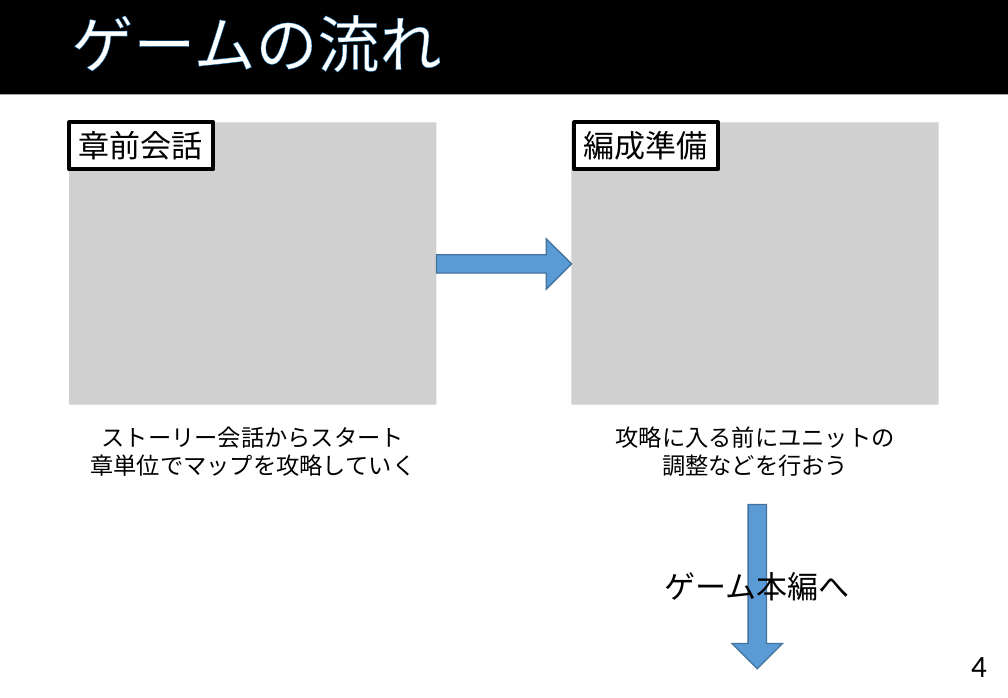
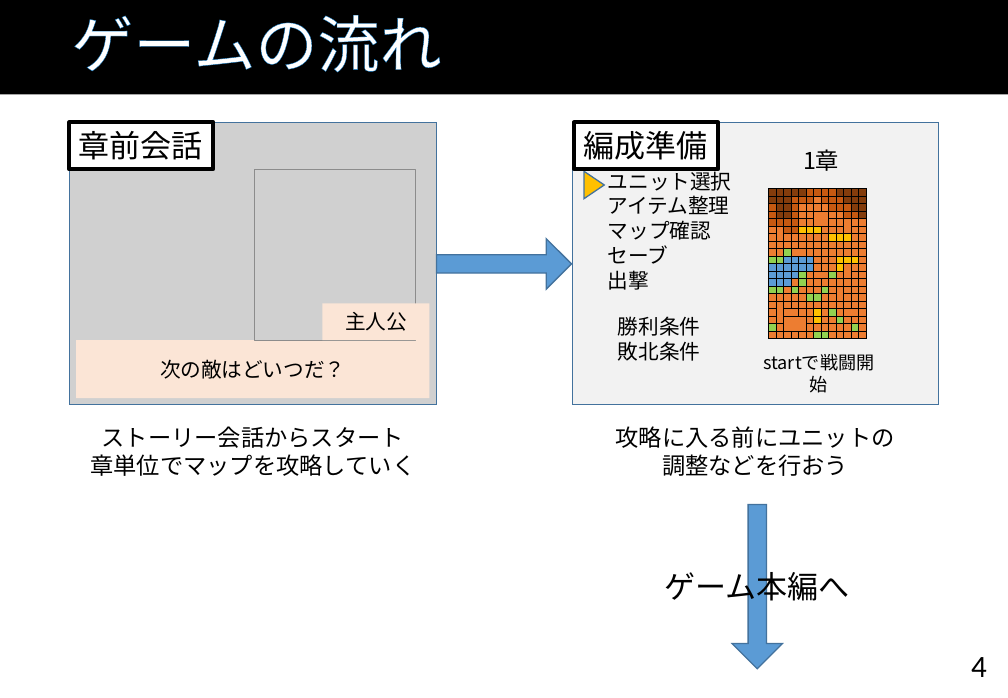
Before and after one commit to TaigaMizunuma/FreewheelExciter, a slide deck: slide 4 of Godlibrary/powerpoint/FE_proposal_ver0.5.pptx. Drawn at 1008x698 pixels with LibreOffice and Linux fonts; fonts in the diff are those of the drawing; grey boxes stand for pictures; background and template pictures are left out. Boxes give left, top, right and bottom in pixels: in the first picture for what was removed or moved away, otherwise in the second. Text is boxed around its words. In the diff, an @@ line names an element or a change of style, - is before the commit and + after.

Commit message:
企画書仕様書最新ver
・マップ4更新
・提出した企画書アップロード

```diff
--- a/Godlibrary/powerpoint/FE_proposal_ver0.5.pptx
+++ b/Godlibrary/powerpoint/FE_proposal_ver0.5.pptx
@@ picture removed at [571,122,939,404] @@
@@ rectangle added at [572,122,939,404], fill #F2F2F2, outline #43739E 1 pt @@
@@ text added at [803,149,839,171], 18 pt, text #000000 @@
+1章
@@ picture added at [254,169,415,340] @@
@@ triangle added at [584,172,605,199], fill #FFC000, outline #43739E 1 pt @@
@@ text added at [608,168,732,290], 16 pt, text #000000 @@
+ユニット選択
+アイテム整理
+マップ確認
+セーブ
+出撃
@@ table added at [769,188,866,339], 20 rows, 13 columns @@
+ |  |  |  |  |  |  |  |  |  |  |  | 
+ |  |  |  |  |  |  |  |  |  |  |  | 
+ |  |  |  |  |  |  |  |  |  |  |  | 
+ |  |  |  |  |  |  |  |  |  |  |  | 
+ |  |  |  |  |  |  |  |  |  |  |  | 
+ |  |  |  |  |  |  |  |  |  |  |  | 
+ |  |  |  |  |  |  |  |  |  |  |  | 
+ |  |  |  |  |  |  |  |  |  |  |  | 
+ |  |  |  |  |  |  |  |  |  |  |  | 
+ |  |  |  |  |  |  |  |  |  |  |  | 
+ |  |  |  |  |  |  |  |  |  |  |  | 
+ |  |  |  |  |  |  |  |  |  |  |  | 
+ |  |  |  |  |  |  |  |  |  |  |  | 
+ |  |  |  |  |  |  |  |  |  |  |  | 
+ |  |  |  |  |  |  |  |  |  |  |  | 
+ |  |  |  |  |  |  |  |  |  |  |  | 
+ |  |  |  |  |  |  |  |  |  |  |  | 
+ |  |  |  |  |  |  |  |  |  |  |  | 
+ |  |  |  |  |  |  |  |  |  |  |  | 
+ |  |  |  |  |  |  |  |  |  |  |  | 
@@ rectangle added at [323,303,430,340], fill #FBE5D6, 16 pt, text #000000 @@
+主人公
@@ text added at [618,316,700,361], 16 pt, text #000000 @@
+勝利条件
+敗北条件
@@ rectangle added at [76,340,430,397], fill #FBE5D6, 16 pt, text #000000 @@
+次の敵はどいつだ？
@@ text added at [746,349,894,398], 14 pt, text #000000 @@
+startで戦闘開始
```
Also in this commit, not shown: 14 other slides changed, 1 slide added, 5 other files.
